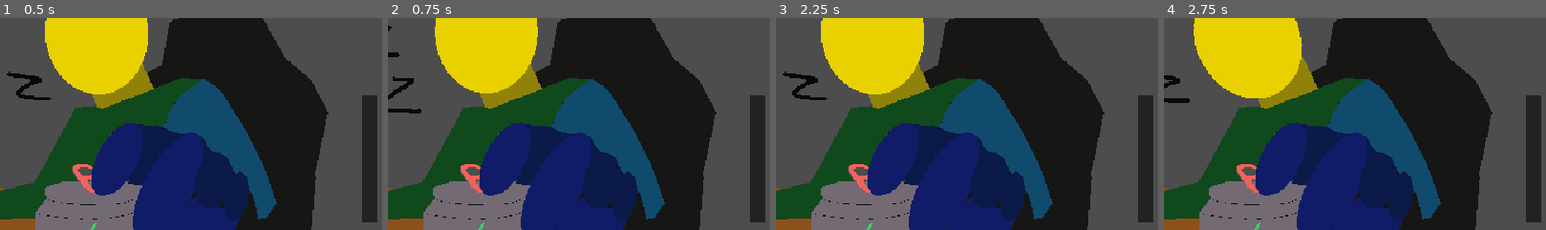
Above: before the commit, frames 1-4 (left to right).
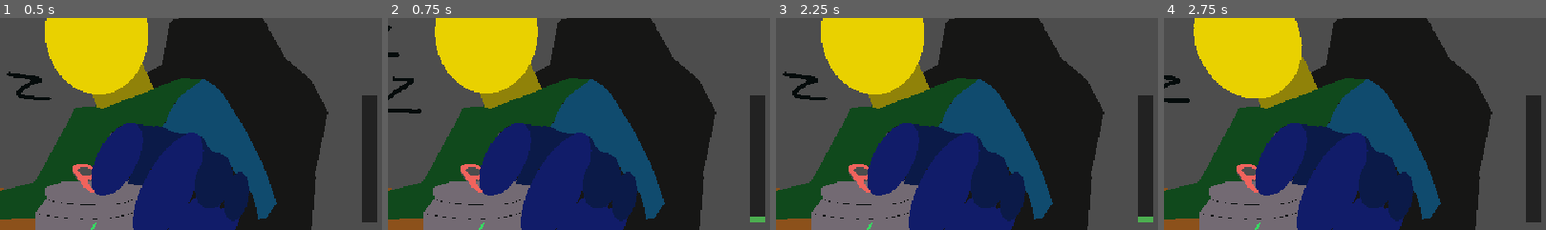
Above: after the commit, the same moments.

Repository: Vigoreum/prototype
Game: Godot game, scene res://microgames/wake_up/wake_up.tscn
The game is run twice, just before and just after one commit, with the same random seed, the same clock (stepped at 60 frames per second) and the same inputs. This scene is started directly instead of the project's main scene.
Inputs (mouse positions are % of the whole screen's width and height, from its top left):
- Up to frame 1 (0.5 s): no input
- Up to frame 2 (0.75 s): tap Enter at 0.5 s; move the mouse to (72, 44) at 0.52 s; hold Space (space_bar) from 0.53 s (still down); click (72, 44) at 0.67 s
- Up to frame 3 (2.25 s): release Space (space_bar) at 1.25 s; drag from (30, 54) to (45, 70) at 1.27 s; move the mouse to (60, 27) at 2.02 s; hold Space (space_bar) from 2.03 s (still down); click (60, 27) at 2.17 s
- Up to frame 4 (2.75 s): keep holding Space (space_bar)
The pictures show only the part of the screen within x 50-100%, y 13-62%; the shares and areas given below are measured in that part.

Frame 1 is identical in both runs. In frame 2, 0.1% of the frame differs, in the area x 94-99%, y 93-97%; in frame 3, 0.1%; in frame 4, nothing differs.

Commit message:
Fixes
Fix the energy bar on wake up, now it begin where it should.
Added sound when selecting the microgame CORRECT PASSWORD!

Diff:
--- a/microgames/wake_up/wake_up.gd
+++ b/microgames/wake_up/wake_up.gd
@@ -127,6 +127,7 @@
 	var fill_height: float = (current_energy / max_energy) * energy_bar_background.size.y
 	energy_bar_fill.size.y = fill_height
 
-	# Posicionar el Fill para que crezca desde abajo
-	var bg_bottom: float = energy_bar_background.position.y + energy_bar_background.size.y
-	energy_bar_fill.position.y = bg_bottom - fill_height
+	# Posicionar el Fill para que crezca desde abajo.
+	# position no está afectada por scale, pero size sí: hay que escalar ambas alturas.
+	var bg_bottom: float = energy_bar_background.position.y + energy_bar_background.size.y * energy_bar_background.scale.y
+	energy_bar_fill.position.y = bg_bottom - fill_height * energy_bar_fill.scale.y
--- a/ui/screens/microgame_select.gd
+++ b/ui/screens/microgame_select.gd
@@ -4,6 +4,7 @@
 @onready var delete_button: Button = $ButtonsContainer/DeleteButton
 @onready var draw_button: Button = $ButtonsContainer/DrawButton
 @onready var wake_up_button: Button = $ButtonsContainer/WakeUpButton
+@onready var correct_password_button: Button = $ButtonsContainer/CorrectPassword
 @onready var back_button: Button = $BackButton
 
 
@@ -12,6 +13,7 @@
 	AudioManager.register_button_positive(delete_button)
 	AudioManager.register_button_positive(draw_button)
 	AudioManager.register_button_positive(wake_up_button)
+	AudioManager.register_button_positive(correct_password_button)
 	AudioManager.register_button_back(back_button)
 
 func _on_usb_pressed() -> void:
